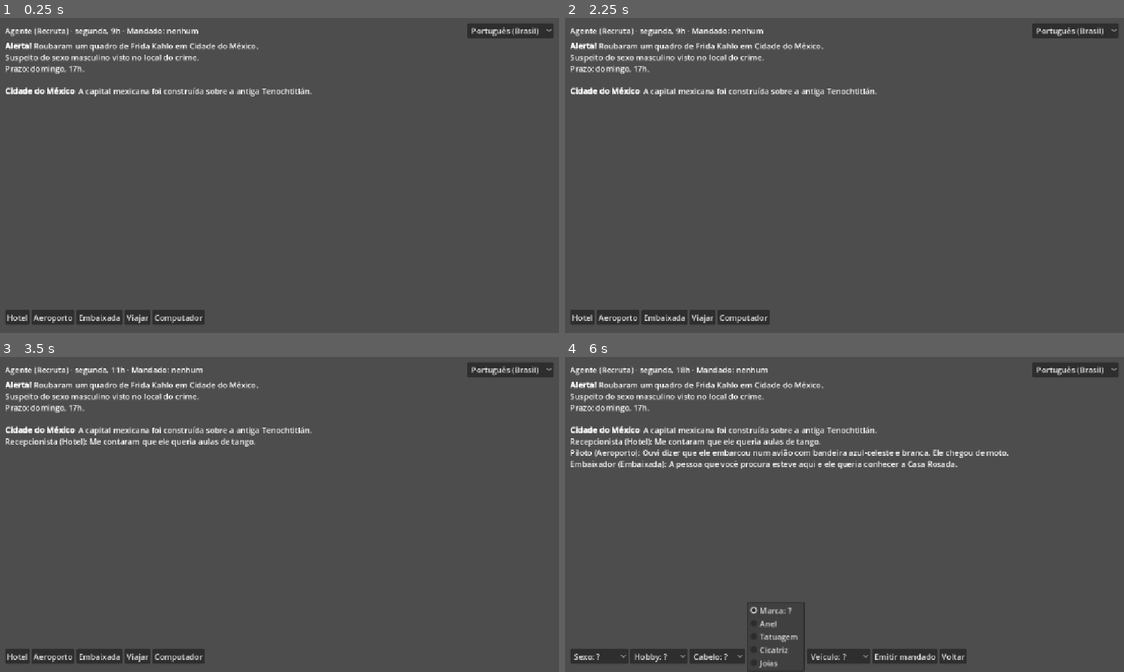
Above: before the commit, frames 1-4 (two rows, left to right).
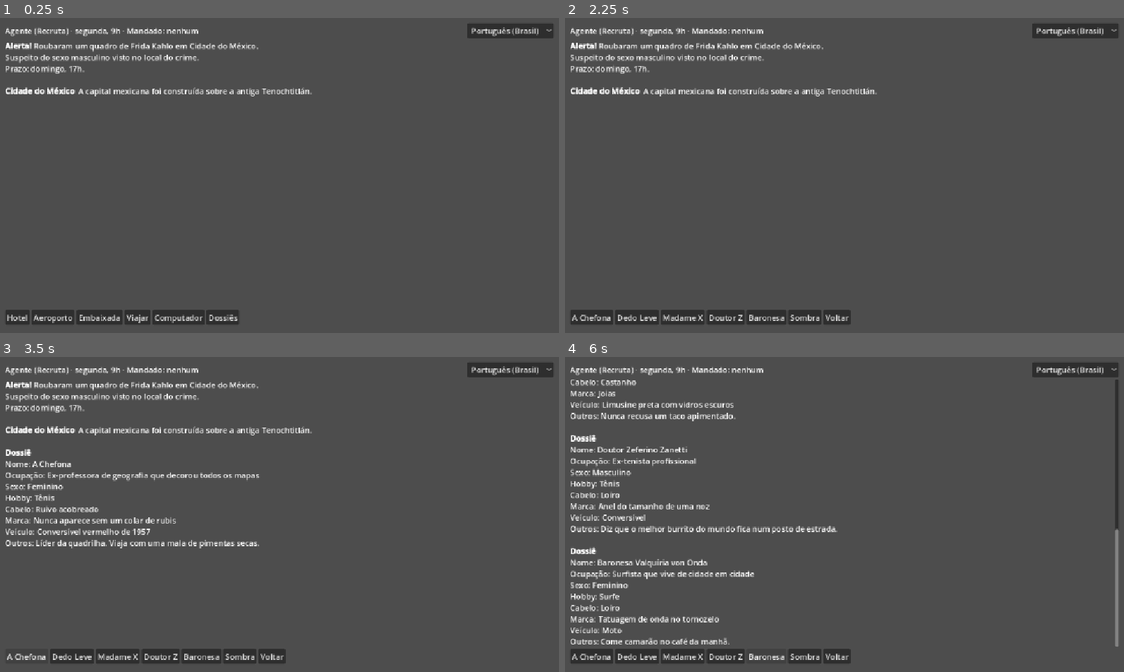
Above: after the commit, the same moments.

Repository: diegommelo/carmen
Game: Godot game, scene res://ui/main.tscn
The game is run twice, just before and just after one commit, with the same random seed, the same clock (stepped at 60 frames per second) and the same inputs.
Inputs (mouse positions are in pixels of both pictures, inside the frame that each line leads up to):
- Up to frame 1 (0.25 s): no input
- Up to frame 2 (2.25 s): click "Computador" at 0.5 s; click "Voltar" at 1.25 s; click (788, 317) at 2 s, where only the run after the commit has a clickable "Dossiês"
- Up to frame 3 (3.5 s): click (27, 656) at 2.75 s, where only the run after the commit has a clickable "A Chefona"
- Up to frame 4 (6 s): click (637, 656) at 3.5 s, where only the run after the commit has a clickable "Dedo Leve"; click (682, 656) at 4.25 s, where only the run after the commit has a clickable "Madame X"; click (727, 656) at 5 s, where only the run after the commit has a clickable "Doutor Z"; click (766, 656) at 5.75 s, where only the run after the commit has a clickable "Baronesa"

The runs differ from the first frame. In frame 1, 0.2% of the frame differs, in the area x 36-43%, y 92-98%; in frame 2, 1.1%; in frame 3, 3.9%; in frame 4, 10%, in the area x 1-99%, y 2-100%.

Commit message:
Add suspect dossiers
The dossier in the pack follows the original's record: full name,
occupation, one line per warrant trait (free text, or the value's name
when missing) and notes. The text UI gets a Dossiers button.

Co-Authored-By: Claude Opus 5.5 <noreply@anthropic.com>

Diff:
--- a/game/content/placeholder/suspects.json
+++ b/game/content/placeholder/suspects.json
@@ -16,8 +16,34 @@
     "comida": "mexicana"
    },
    "dossier": {
-    "pt_BR": "Líder da quadrilha. Nunca aparece sem um colar de rubis.",
-    "en": "Leader of the gang. Never seen without a ruby necklace."
+    "full_name": {
+     "pt_BR": "A Chefona",
+     "en": "The Boss"
+    },
+    "occupation": {
+     "pt_BR": "Ex-professora de geografia que decorou todos os mapas",
+     "en": "Former geography teacher who memorized every map"
+    },
+    "traits": {
+     "cabelo": {
+      "pt_BR": "Ruivo acobreado",
+      "en": "Copper red"
+     },
+     "veiculo": {
+      "pt_BR": "Conversível vermelho de 1957",
+      "en": "Red 1957 convertible"
+     },
+     "marca": {
+      "pt_BR": "Nunca aparece sem um colar de rubis",
+      "en": "Never seen without a ruby necklace"
+     }
+    },
+    "notes": [
+     {
+      "pt_BR": "Líder da quadrilha. Viaja com uma mala de pimentas secas.",
+      "en": "Leader of the gang. Travels with a suitcase of dried chili peppers."
+     }
+    ]
    }
   },
   {
@@ -36,8 +62,30 @@
     "comida": "frutos_do_mar"
    },
    "dossier": {
-    "pt_BR": "Ex-alpinista. Tem uma águia tatuada no braço.",
-    "en": "Former mountain climber. Has an eagle tattooed on his arm."
+    "full_name": {
+     "pt_BR": "Arnaldo \"Dedo Leve\" Pires",
+     "en": "Arnaldo \"Light Fingers\" Pires"
+    },
+    "occupation": {
+     "pt_BR": "Ex-alpinista e batedor de carteiras",
+     "en": "Former climber and pickpocket"
+    },
+    "traits": {
+     "marca": {
+      "pt_BR": "Águia tatuada no braço direito",
+      "en": "Eagle tattooed on his right arm"
+     },
+     "veiculo": {
+      "pt_BR": "Moto de trilha enlameada",
+      "en": "Muddy dirt bike"
+     }
+    },
+    "notes": [
+     {
+      "pt_BR": "Pede moqueca em qualquer cidade.",
+      "en": "Orders fish stew in every city."
+     }
+    ]
    }
   },
   {
@@ -56,8 +104,26 @@
     "comida": "mexicana"
    },
    "dossier": {
-    "pt_BR": "Colecionadora de joias e de passaportes falsos.",
-    "en": "Collects jewels and fake passports."
+    "full_name": {
+     "pt_BR": "Madame X",
+     "en": "Madame X"
+    },
+    "occupation": {
+     "pt_BR": "Colecionadora de joias e de passaportes falsos",
+     "en": "Collector of jewels and fake passports"
+    },
+    "traits": {
+     "veiculo": {
+      "pt_BR": "Limusine preta com vidros escuros",
+      "en": "Black limousine with tinted windows"
+     }
+    },
+    "notes": [
+     {
+      "pt_BR": "Nunca recusa um taco apimentado.",
+      "en": "Never turns down a spicy taco."
+     }
+    ]
    }
   },
   {
@@ -76,8 +142,26 @@
     "comida": "mexicana"
    },
    "dossier": {
-    "pt_BR": "Ex-tenista profissional. Usa um anel do tamanho de uma noz.",
-    "en": "Former tennis pro. Wears a ring the size of a walnut."
+    "full_name": {
+     "pt_BR": "Doutor Zeferino Zanetti",
+     "en": "Doctor Zeferino Zanetti"
+    },
+    "occupation": {
+     "pt_BR": "Ex-tenista profissional",
+     "en": "Former tennis pro"
+    },
+    "traits": {
+     "marca": {
+      "pt_BR": "Anel do tamanho de uma noz",
+      "en": "Ring the size of a walnut"
+     }
+    },
+    "notes": [
+     {
+      "pt_BR": "Diz que o melhor burrito do mundo fica num posto de estrada.",
+      "en": "Claims the best burrito in the world is at a roadside gas station."
+     }
+    ]
    }
   },
   {
@@ -96,8 +180,26 @@
     "comida": "frutos_do_mar"
    },
    "dossier": {
-    "pt_BR": "Surfista que vive de cidade em cidade.",
-    "en": "A surfer who drifts from city to city."
+    "full_name": {
+     "pt_BR": "Baronesa Valquíria von Onda",
+     "en": "Baroness Valkyrie von Wave"
+    },
+    "occupation": {
+     "pt_BR": "Surfista que vive de cidade em cidade",
+     "en": "Surfer who drifts from city to city"
+    },
+    "traits": {
+     "marca": {
+      "pt_BR": "Tatuagem de onda no tornozelo",
+      "en": "Wave tattoo on her ankle"
+     }
+    },
+    "notes": [
+     {
+      "pt_BR": "Come camarão no café da manhã.",
+      "en": "Eats shrimp for breakfast."
+     }
+    ]
    }
   },
   {
@@ -116,8 +218,26 @@
     "comida": "frutos_do_mar"
    },
    "dossier": {
-    "pt_BR": "Mestre dos disfarces. Só anda de limusine.",
-    "en": "Master of disguise. Only travels by limousine."
+    "full_name": {
+     "pt_BR": "Sombra",
+     "en": "Shadow"
+    },
+    "occupation": {
+     "pt_BR": "Mestre dos disfarces",
+     "en": "Master of disguise"
+    },
+    "traits": {
+     "veiculo": {
+      "pt_BR": "Só anda de limusine",
+      "en": "Only travels by limousine"
+     }
+    },
+    "notes": [
+     {
+      "pt_BR": "Ninguém sabe o nome verdadeiro. Adora ostras.",
+      "en": "Nobody knows his real name. Loves oysters."
+     }
+    ]
    }
   }
  ]
--- a/game/core/content_pack.gd
+++ b/game/core/content_pack.gd
@@ -141,6 +141,24 @@
 	return traits.filter(func(t): return t.warrant)
 
 
+## Ficha do suspeito como na tela de dossiê: {full_name, occupation, traits, notes}.
+## `traits` traz um item {id, name, value} por traço do mandado, na ordem do pacote. Traço
+## sem texto próprio em `dossier.traits` mostra o nome do valor ("moto").
+func dossier(id: String) -> Dictionary:
+	var s := suspect(id)
+	var d: Dictionary = s.get("dossier", {})
+	var custom: Dictionary = d.get("traits", {})
+	var rows := []
+	for t in warrant_traits():
+		rows.append({"id": t.id, "name": t.name, "value": custom.get(t.id, t.values[s.traits[t.id]])})
+	return {
+		"full_name": d.get("full_name", s.name),
+		"occupation": d.get("occupation", ""),
+		"traits": rows,
+		"notes": d.get("notes", []),
+	}
+
+
 func boss() -> Dictionary:
 	for s in suspects:
 		if s.get("boss", false):
--- a/game/i18n/ui.csv
+++ b/game/i18n/ui.csv
@@ -16,6 +16,7 @@
 BTN_TRAVEL,Travel,Viajar
 BTN_COMPUTER,Computer,Computador
 BTN_BACK,Back,Voltar
+BTN_DOSSIERS,Dossiers,Dossiês
 BTN_ISSUE_WARRANT,Issue warrant,Emitir mandado
 BTN_NEW_CASE,New case,Novo caso
 TRAVEL_OPTION,%s (%d h),%s (%dh)
@@ -30,3 +31,7 @@
 OUTCOME_NO_WARRANT,"You caught up with %s, but without a warrant you can't make the arrest. Gone!","Você alcançou %s, mas sem mandado não dá para prender. Fugiu!"
 OUTCOME_WRONG_WARRANT,The warrant was for someone else. %s got away.,O mandado era contra outra pessoa. %s escapou.
 OUTCOME_TIME,Time is up. %s got away.,O prazo acabou. %s escapou.
+DOSSIER_TITLE,Dossier,Dossiê
+DOSSIER_NAME,Name,Nome
+DOSSIER_OCCUPATION,Occupation,Ocupação
+DOSSIER_NOTES,Other,Outros
--- a/game/tests/run_tests.gd
+++ b/game/tests/run_tests.gd
@@ -15,6 +15,7 @@
 	_test_graph(pack)
 	_test_warrant(pack)
 	_test_languages(pack)
+	_test_dossier(pack)
 	for language in pack.languages:
 		pack.set_language(language)
 		for seed in range(1, 41):
@@ -154,6 +155,24 @@
 	check(pack.city("toquio").name == "Tóquio", "nome da cidade em português")
 
 
+func _test_dossier(pack: ContentPack) -> void:
+	var trait_ids := pack.traits.map(func(t): return t.id)
+	for s in pack.suspects:
+		var d := pack.dossier(s.id)
+		check(d.traits.size() == pack.warrant_traits().size(), "dossiê de %s com um campo por traço do mandado" % s.id)
+		for row in d.traits:
+			check(typeof(row.value) == TYPE_STRING and row.value != "", "campo vazio no dossiê de %s" % s.id)
+		for id in s.get("dossier", {}).get("traits", {}):
+			check(id in trait_ids, "dossiê de %s cita traço desconhecido: %s" % [s.id, id])
+	pack.set_language("en")
+	var rows := {}
+	for row in pack.dossier("dedo_leve").traits:
+		rows[row.id] = row.value
+	check(rows.sexo == "Male", "traço sem texto próprio mostra o valor: %s" % rows.sexo)
+	check(rows.veiculo == "Muddy dirt bike", "texto próprio do traço: %s" % rows.veiculo)
+	pack.set_language("pt_BR")
+
+
 ## Trocar de idioma no meio do caso muda o texto, mas não a fala sorteada.
 func _test_switch_language_mid_case(pack: ContentPack) -> void:
 	var s := CaseSession.new(pack, 21)
--- a/game/ui/main.gd
+++ b/game/ui/main.gd
@@ -134,6 +134,7 @@
 		_button(type.name, _on_investigate.bind(i))
 	_button(tr("BTN_TRAVEL"), _show_destinations)
 	_button(tr("BTN_COMPUTER"), _show_computer)
+	_button(tr("BTN_DOSSIERS"), _show_dossiers)
 
 
 func _on_investigate(slot: int) -> void:
@@ -207,6 +208,25 @@
 	_show_main_actions()
 
 
+func _show_dossiers() -> void:
+	_clear_actions()
+	for s in pack.suspects:
+		_button(s.name, _on_dossier.bind(s.id))
+	_button(tr("BTN_BACK"), _show_main_actions)
+
+
+func _on_dossier(id: String) -> void:
+	var d := pack.dossier(id)
+	_say("\n[b]%s[/b]" % tr("DOSSIER_TITLE"))
+	_say("%s: %s" % [tr("DOSSIER_NAME"), d.full_name])
+	if d.occupation != "":
+		_say("%s: %s" % [tr("DOSSIER_OCCUPATION"), d.occupation])
+	for row in d.traits:
+		_say("%s: %s" % [row.name, row.value])
+	if not d.notes.is_empty():
+		_say("%s: %s" % [tr("DOSSIER_NOTES"), " ".join(d.notes)])
+
+
 func _show_outcome() -> void:
 	var name: String = session.suspect.name
 	match session.outcome:
Not shown, changed: docs/content-format.md
